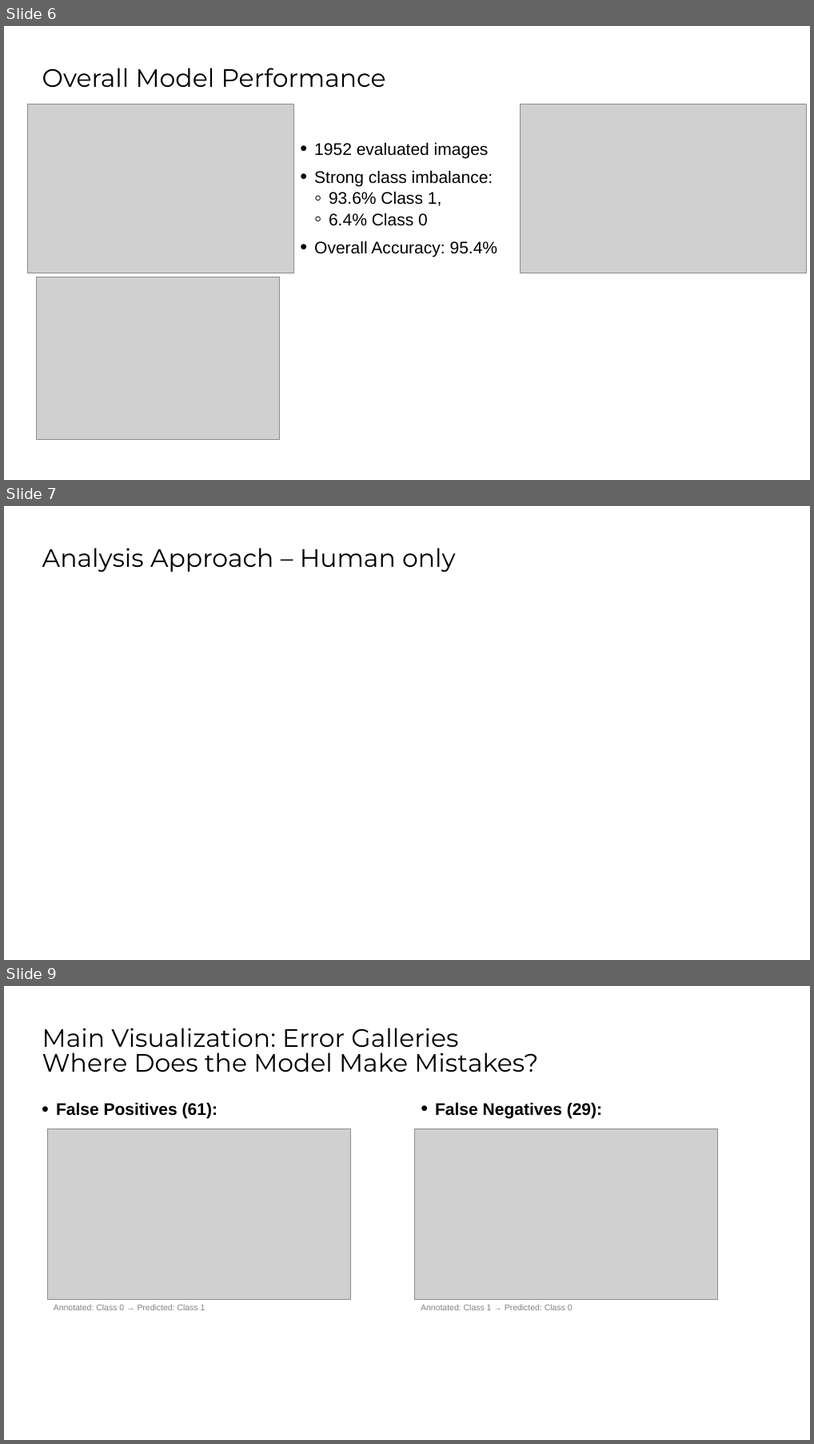
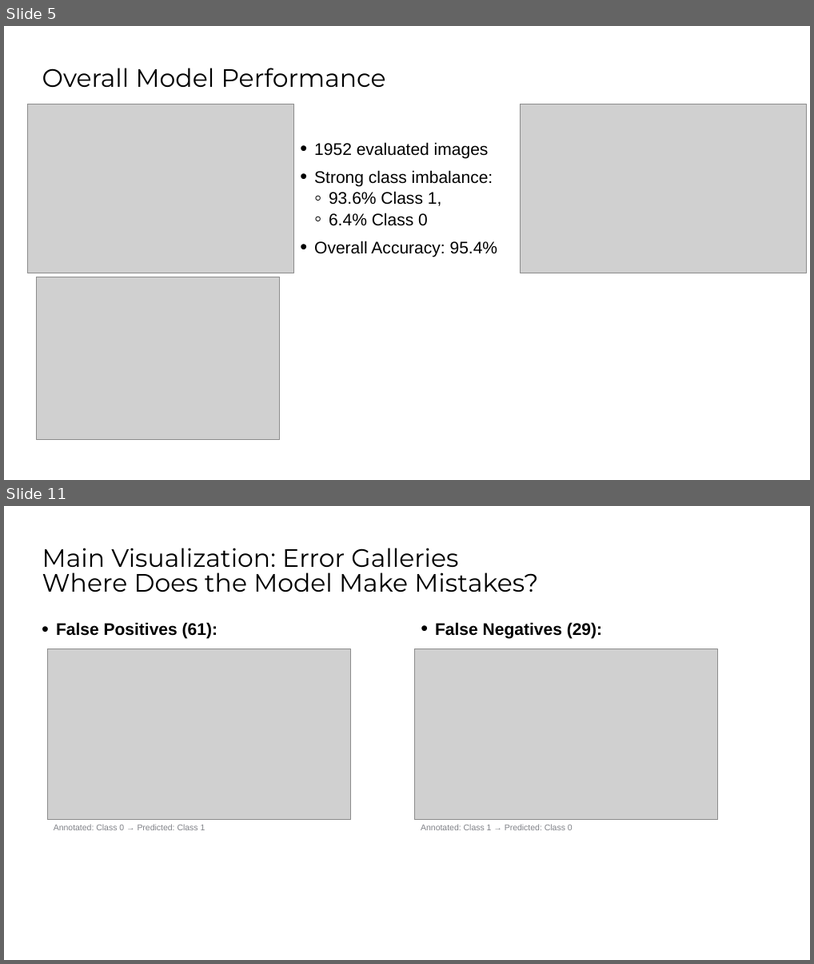
Before and after one commit to Prajothis/mobility-aids-resnet50, a slide deck: Phase1_midterm.pptx. Shown one above the other, each under a label of ours: slides 6, 7 and 9 before the commit, slides 5 and 11 after it; the slides between them are not shown. The pictures are 814x1444 and 814x964 pixels, drawn with LibreOffice and Linux fonts; fonts in the diff are those of the drawing; grey boxes stand for pictures; background and template pictures are left out. Boxes give left, top, right and bottom in pixels: in the first picture for what was removed or moved away, otherwise in the second. Text is boxed around its words. In the diff, an @@ line names an element or a change of style, - is before the commit and + after.

```diff
--- a/Phase1_midterm.pptx
+++ b/Phase1_midterm.pptx
@@ slide 7 removed at (4, 506, 810, 960), background #FFFFFF @@
@@ title removed at (42, 548, 456, 572) @@
-Analysis Approach – Human only
@@ what was slide 6 is now slide 5 @@
@@ what was slide 9 is now slide 11 @@
```
Also in this commit, not shown: 4 slides added, 1 other slide removed.
